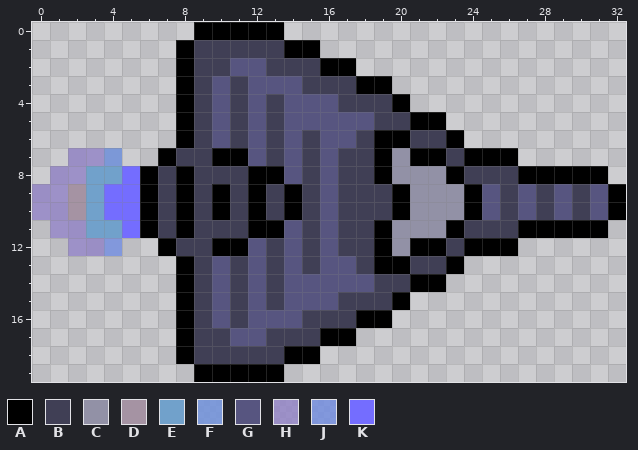
Pixel-art sprite, stored at ship_on.png. This is how it looked before the edit.
The file is 33x20 pixels. Pixels under 10% opacity are left out.
Palette (. is transparent): A #000000  B #403f55  C #9291a6  D #a593a3  E #71a1cb  F #7191dada  G #575580  H #9284c6d1  J #718cdfd1  K #746dff
Pixels before, first column x 0:
 0 .........AAAAA...................
 1 ........ABBBBBAA.................
 2 ........ABBGGBBBAA...............
 3 ........ABGBGGGBBBAA.............
 4 ........ABGBGBGGGBBBA............
 5 ........ABGBGBGGGGGBBAA..........
 6 ........ABGBGBGBGGBAABBA.........
 7 ..HHF..ABBAAGBGBGBBACAABAAA......
 8 .HHEEKABABBBAAGBGBBACCCABBBAAAAA.
 9 HHDEKKABABABABABGBBBACCCAGBGBGBGA
10 HHDEKKABABABABABGBBBACCCAGBGBGBGA
11 .HHEEKABABBBAAGBGBBACCCABBBAAAAA.
12 ..HHJ..ABBAAGBGBGBBACAABAAA......
13 ........ABGBGBGBGGBAABBA.........
14 ........ABGBGBGGGGGBBAA..........
15 ........ABGBGBGGGBBBA............
16 ........ABGBGGGBBBAA.............
17 ........ABBGGBBBAA...............
18 ........ABBBBBAA.................
19 .........AAAAA...................
Once edited:
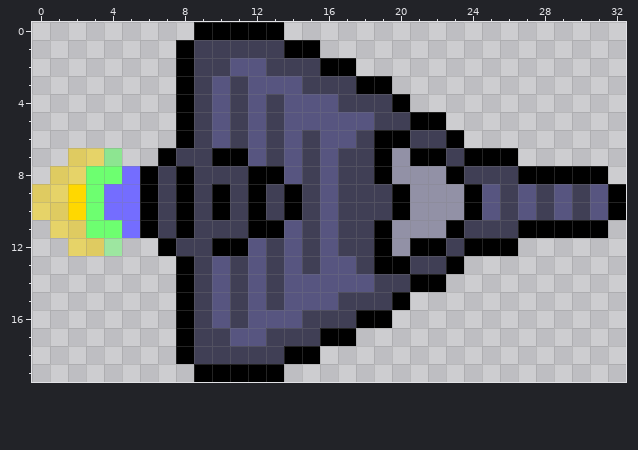
The edit:
Colour D changes from #a593a3 to #ffd800.
Colour E changes from #71a1cb to #6dff70.
Colour F changes from #7191dada to #6dff7099.
Colour H changes from #9284c6d1 to #ffd80080.
Colour J changes from #718cdfd1 to #6dff7080.
